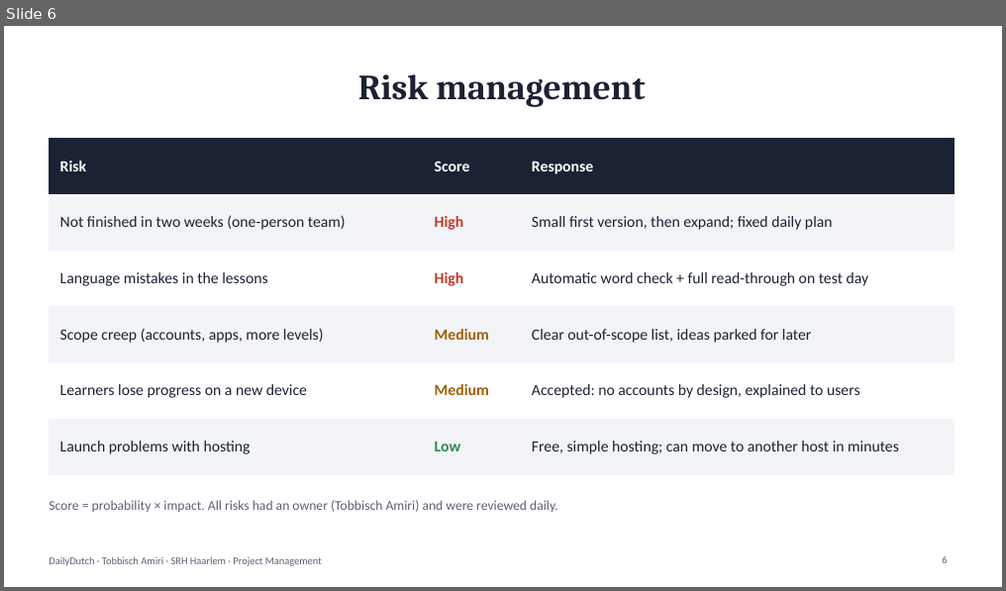
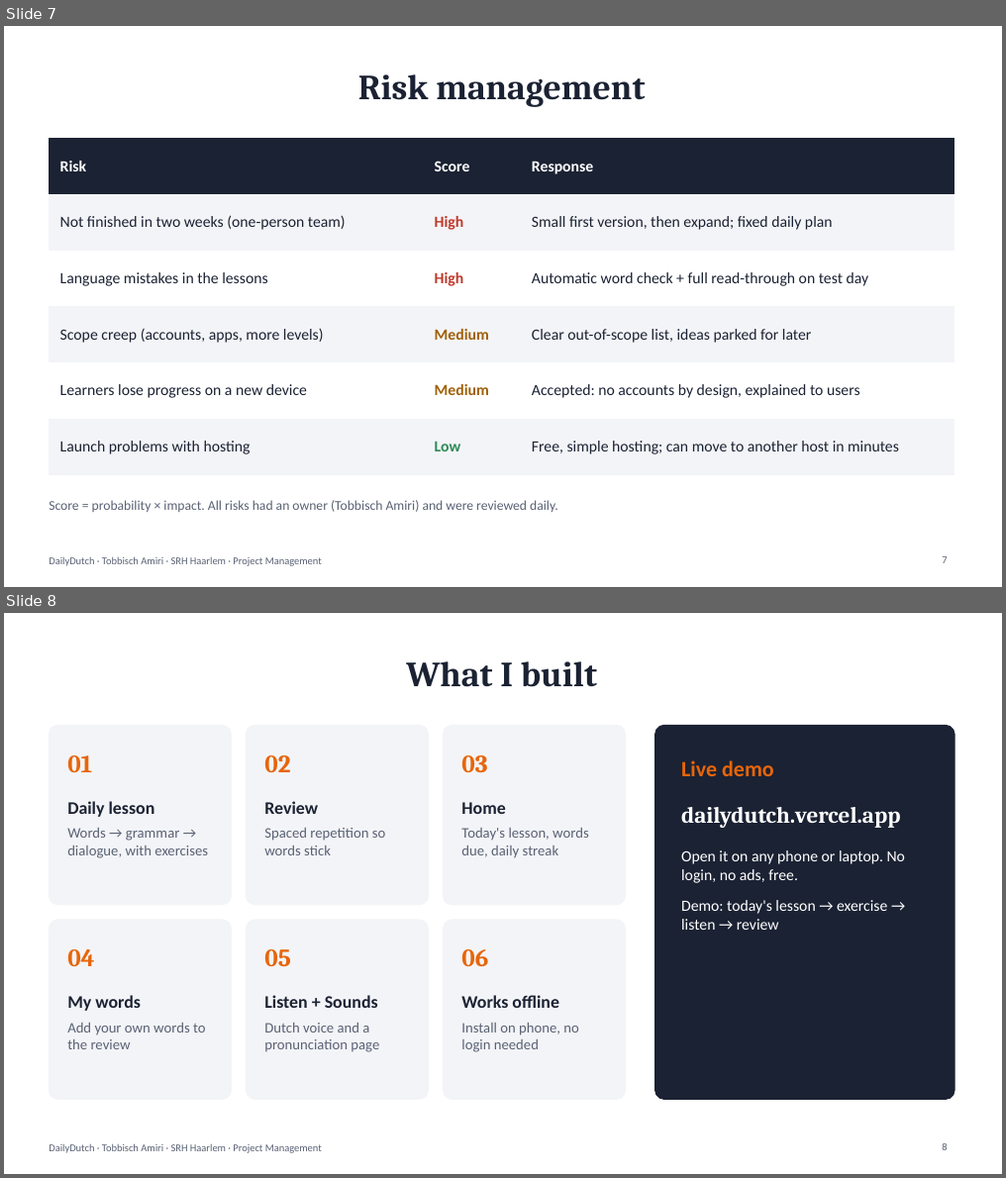
Before and after one commit to tobbissch/DailyDutch, a slide deck: project-management/DailyDutch-presentation.pptx. Shown one above the other, each under a label of ours: slide 6 before the commit, slides 7 and 8 after it. The pictures are 1006x591 and 1006x1178 pixels, drawn with LibreOffice and Linux fonts; fonts in the diff are those of the drawing. Boxes give left, top, right and bottom in pixels: in the first picture for what was removed or moved away, otherwise in the second. Text is boxed around its words. In the diff, an @@ line names an element or a change of style, - is before the commit and + after.

```diff
--- a/project-management/DailyDutch-presentation.pptx
+++ b/project-management/DailyDutch-presentation.pptx
@@ slide 8 added at (4,613,1002,1174), background #FFFFFF; not listed: 1 template element that a slide beside it also shows @@
@@ title added at (406,662,597,687), 34 pt, text #1B2233, bold @@
+What I built
@@ rounded rectangle added at (49,725,231,905), fill #F3F4F7, outline #F3F4F7 1 pt @@
@@ rounded rectangle added at (246,725,428,905), fill #F3F4F7, outline #F3F4F7 1 pt @@
@@ rounded rectangle added at (444,725,626,905), fill #F3F4F7, outline #F3F4F7 1 pt @@
@@ rounded rectangle added at (655,725,954,1100), fill #1B2233, outline #1B2233 1 pt @@
@@ text added at (67,756,92,772), 24 pt, text #E8650A, bold @@
+01
@@ text added at (264,756,290,772), 24 pt, text #E8650A, bold @@
+02
@@ text added at (461,756,487,773), 24 pt, text #E8650A, bold @@
+03
@@ text added at (681,761,905,930), 15 pt, text #FFFFFF @@
+Live demo
+dailydutch.vercel.app
+Open it on any phone or laptop. No login, no ads, free.
+Demo: today's lesson → exercise → listen → review
@@ text added at (67,801,208,859), 14 pt, text #5A6275 @@
+Daily lesson
+Words → grammar → dialogue, with exercises
@@ text added at (264,801,385,856), 14 pt, text #5A6275 @@
+Review
+Spaced repetition so words stick
@@ text added at (461,802,589,859), 14 pt, text #5A6275 @@
+Home
+Today's lesson, words due, daily streak
@@ rounded rectangle added at (49,920,231,1100), fill #F3F4F7, outline #F3F4F7 1 pt @@
@@ rounded rectangle added at (246,920,428,1100), fill #F3F4F7, outline #F3F4F7 1 pt @@
@@ rounded rectangle added at (444,920,626,1100), fill #F3F4F7, outline #F3F4F7 1 pt @@
@@ text added at (67,950,94,966), 24 pt, text #E8650A, bold @@
+04
@@ text added at (264,950,291,967), 24 pt, text #E8650A, bold @@
+05
@@ text added at (461,950,488,966), 24 pt, text #E8650A, bold @@
+06
@@ text added at (67,995,206,1050), 14 pt, text #5A6275 @@
+My words
+Add your own words to the review
@@ text added at (264,995,379,1053), 14 pt, text #5A6275 @@
+Listen + Sounds
+Dutch voice and a pronunciation page
@@ text added at (461,995,578,1053), 14 pt, text #5A6275 @@
+Works offline
+Install on phone, no login needed
@@ page number added at (942,1144,946,1151), 10 pt, text #5A6275 @@
+8
@@ what was slide 6 is now slide 7 @@
@@ page number at (942,557,946,564): text changed @@
-6
+7
```
Also in this commit, not shown: 4 slides changed, 1 other slide added, 1 other file.
